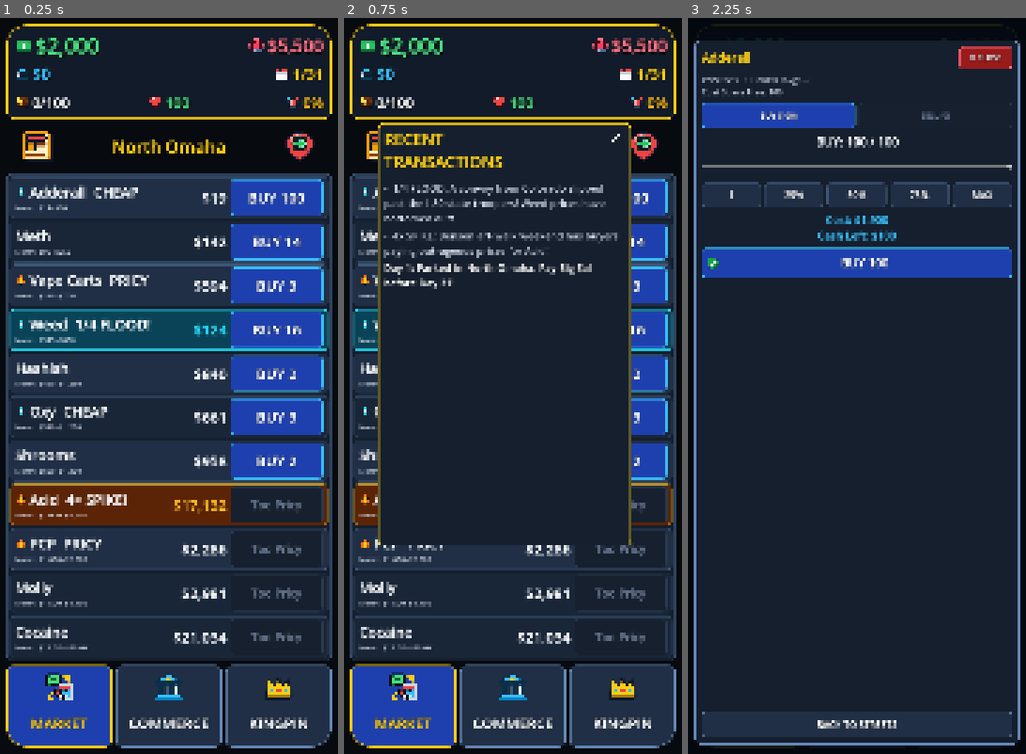
Above: before the commit, frames 1-3 (left to right).
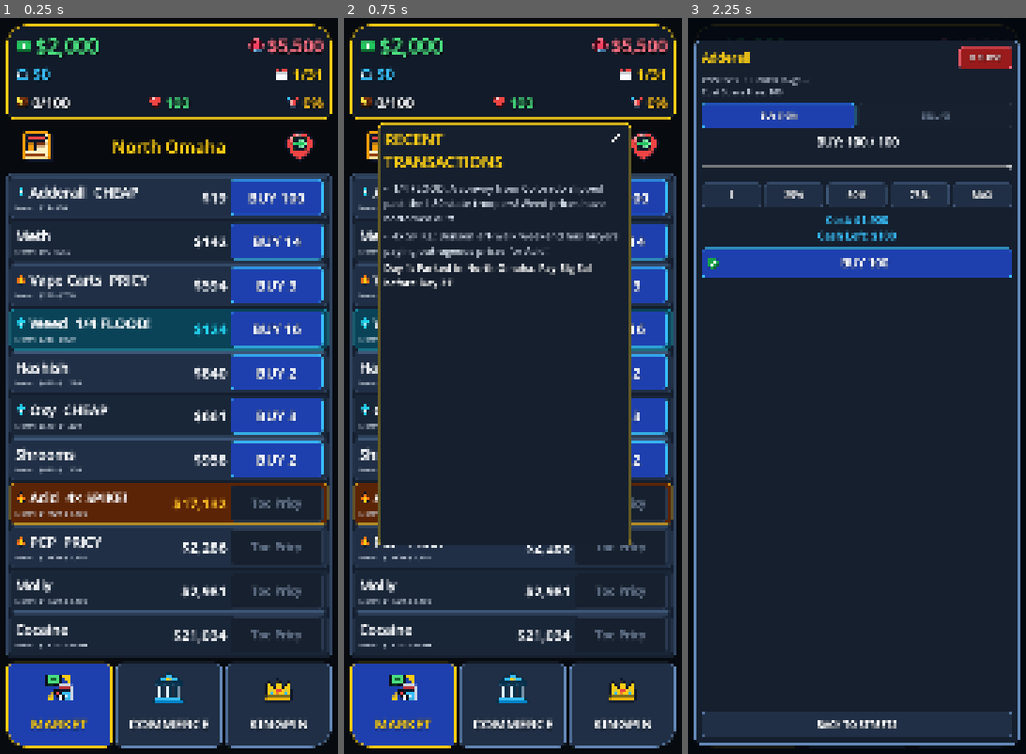
Above: after the commit, the same moments.

Repository: TimGoergen/dope-wars
Game: Godot game, scene res://Main.tscn
Same seed, same stepped clock (60 frames per second), same inputs: the game is played once before the commit and once after it.
Inputs (mouse positions are in pixels of both pictures, inside the frame that each line leads up to):
- Up to frame 1 (0.25 s): no input
- Up to frame 2 (0.75 s): click (381, 143) at 0.52 s
- Up to frame 3 (2.25 s): click (988, 143) at 1.27 s; click (809, 194) at 2.02 s

The runs differ from the first frame. In frame 1, 12% of the frame differs, in the area x 1-99%, y 6-97%; in frame 2, 5.9%; in frame 3, nothing differs.

Commit message:
Adjust bottom tab button content margins and expand bank/crown SVG heights for balanced vertical centering

Diff:
--- a/game/scripts/ui/UiIcons.gd
+++ b/game/scripts/ui/UiIcons.gd
@@ -186,14 +186,14 @@
 			</svg>"""
 		"bank":
 			return """<svg xmlns="http://www.w3.org/2000/svg" viewBox="0 0 64 64" width="64" height="64">
-				<polygon points="32,6 6,22 58,22" fill="#38BDF8" stroke="#082F49" stroke-width="3" stroke-linejoin="round"/>
-				<circle cx="32" cy="16" r="3.5" fill="#FACC15"/>
-				<rect x="8" y="22" width="48" height="5" rx="1.5" fill="#7DD3FC" stroke="#082F49" stroke-width="2"/>
-				<rect x="13" y="27" width="6" height="21" fill="#E0F2FE" stroke="#082F49" stroke-width="2"/>
-				<rect x="29" y="27" width="6" height="21" fill="#E0F2FE" stroke="#082F49" stroke-width="2"/>
-				<rect x="45" y="27" width="6" height="21" fill="#E0F2FE" stroke="#082F49" stroke-width="2"/>
-				<rect x="8" y="48" width="48" height="5" rx="1.5" fill="#38BDF8" stroke="#082F49" stroke-width="2"/>
-				<rect x="4" y="53" width="56" height="6" rx="2" fill="#0284C7" stroke="#082F49" stroke-width="2"/>
+				<polygon points="32,4 4,21 60,21" fill="#38BDF8" stroke="#082F49" stroke-width="3" stroke-linejoin="round"/>
+				<circle cx="32" cy="15" r="3.5" fill="#FACC15"/>
+				<rect x="6" y="21" width="52" height="6" rx="1.5" fill="#7DD3FC" stroke="#082F49" stroke-width="2"/>
+				<rect x="11" y="27" width="7" height="24" fill="#E0F2FE" stroke="#082F49" stroke-width="2"/>
+				<rect x="28.5" y="27" width="7" height="24" fill="#E0F2FE" stroke="#082F49" stroke-width="2"/>
+				<rect x="46" y="27" width="7" height="24" fill="#E0F2FE" stroke="#082F49" stroke-width="2"/>
+				<rect x="6" y="51" width="52" height="6" rx="1.5" fill="#38BDF8" stroke="#082F49" stroke-width="2"/>
+				<rect x="2" y="57" width="60" height="6" rx="2" fill="#0284C7" stroke="#082F49" stroke-width="2"/>
 			</svg>"""
 		"calendar":
 			return """<svg xmlns="http://www.w3.org/2000/svg" viewBox="0 0 64 64" width="64" height="64">
@@ -324,11 +324,13 @@
 			</svg>"""
 		"crown":
 			return """<svg xmlns="http://www.w3.org/2000/svg" viewBox="0 0 64 64" width="64" height="64">
-				<polygon points="8,48 12,18 25,31 32,12 39,31 52,18 56,48" fill="#FACC15" stroke="#0F172A" stroke-width="3" stroke-linejoin="round"/>
-				<rect x="8" y="48" width="48" height="7" rx="2" fill="#EAB308" stroke="#0F172A" stroke-width="3"/>
-				<circle cx="32" cy="38" r="4" fill="#EF4444"/>
-				<circle cx="19" cy="40" r="3" fill="#38BDF8"/>
-				<circle cx="45" cy="40" r="3" fill="#38BDF8"/>
+				<g transform="translate(0, 4)">
+					<polygon points="6,46 10,14 24,28 32,8 40,28 54,14 58,46" fill="#FACC15" stroke="#0F172A" stroke-width="3" stroke-linejoin="round"/>
+					<rect x="6" y="46" width="52" height="8" rx="2" fill="#EAB308" stroke="#0F172A" stroke-width="3"/>
+					<circle cx="32" cy="35" r="4.5" fill="#EF4444"/>
+					<circle cx="18" cy="37" r="3.5" fill="#38BDF8"/>
+					<circle cx="46" cy="37" r="3.5" fill="#38BDF8"/>
+				</g>
 			</svg>"""
 		"trash":
 			return """<svg xmlns="http://www.w3.org/2000/svg" viewBox="0 0 64 64" width="64" height="64">
--- a/game/scripts/ui/UiPalette.gd
+++ b/game/scripts/ui/UiPalette.gd
@@ -166,8 +166,8 @@
 	var pressed := make_box(bg.darkened(0.16), border, 20, 4, 14, 14)
 
 	for sb in [normal, hover, pressed]:
-		sb.content_margin_top = 18
-		sb.content_margin_bottom = 14
+		sb.content_margin_top = 28
+		sb.content_margin_bottom = 12
 		if tab_idx == 0:
 			sb.corner_radius_bottom_left = 64
 		elif tab_idx == 2:
